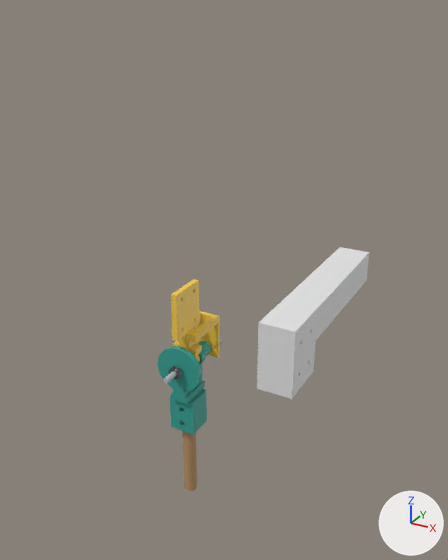
One commit to the Blender file projects/robotics/machi-1/blender/commander/commander-two-sided-clevis.blend: the scene before it, then after it.
Rendered twice from a camera (50 mm lens) standing at (257.0, -400.0, 287.0) and looking at (-46.0, 151.0, 12.0). The axes (+X, +Y, +Z) are drawn at lower right. The lights are the same throughout. The picture after the commit comes second.

Script lines for the objects in view, before the commit:
```python
ob_clevis_01___two_sided_fork_and_lower_saddle = bpy.data.objects.new('CLEVIS 01 - two-sided fork and lower saddle', me_cube_039)
ob_clevis_01___two_sided_fork_and_lower_saddle.location = (0.0, -23.0, -19.0)
ob_clevis_02___upper_sleeve_and_pot_mount = bpy.data.objects.new('CLEVIS 02 - upper sleeve and pot mount', me_cylinder_178)
ob_clevis_02___upper_sleeve_and_pot_mount.parent = ob_clevis_control___joint_angle
ob_clevis_02___upper_sleeve_and_pot_mount.location = (0.0, 0.0, 0.0)
ob_clevis_02___upper_sleeve_and_pot_mount.rotation_euler = (1.571, 0.0, 0.0)  # degrees (90, 0, 0)
ob_clevis_06___axle_retaining_collar = bpy.data.objects.new('CLEVIS 06 - axle retaining collar', me_cylinder_101)
ob_clevis_06___axle_retaining_collar.location = (0.0, -19.0, 0.0)
ob_clevis_06___axle_retaining_collar.rotation_euler = (1.571, 0.0, 0.0)  # degrees (90, 0, 0)
ob_clevis_ref___5x55_steel_axle = bpy.data.objects.new('CLEVIS REF - 5x55 steel axle', me_cylinder_146)
ob_clevis_ref___5x55_steel_axle.location = (0.0, -6.0, 0.0)
ob_clevis_ref___5x55_steel_axle.rotation_euler = (1.571, 0.0, 0.0)  # degrees (90, 0, 0)
ob_clevis_ref___lower_12_5mm_dowel = bpy.data.objects.new('CLEVIS REF - lower 12.5mm dowel', me_cylinder_107)
ob_clevis_ref___lower_12_5mm_dowel.location = (0.0, 0.0, -88.0)
ob_clevis_ref___potentiometer = bpy.data.objects.new('CLEVIS REF - potentiometer', me_potentiometer_004)
ob_clevis_ref___potentiometer.parent = ob_clevis_control___joint_angle
ob_clevis_ref___potentiometer.location = (0.0, 48.3, 0.0)
ob_cube_007 = bpy.data.objects.new('Cube.007', me_cube007_solid_002)
ob_cube_007.parent = ob_clevis_control___joint_angle
ob_cube_007.location = (94.28, -0.000013, 40.57)
ob_cube_007.rotation_euler = (0.0, 3.142, 0.0)  # degrees (0, 180, 0)
ob_cube_007.scale = (0.015, 0.0228, 0.0294)
```
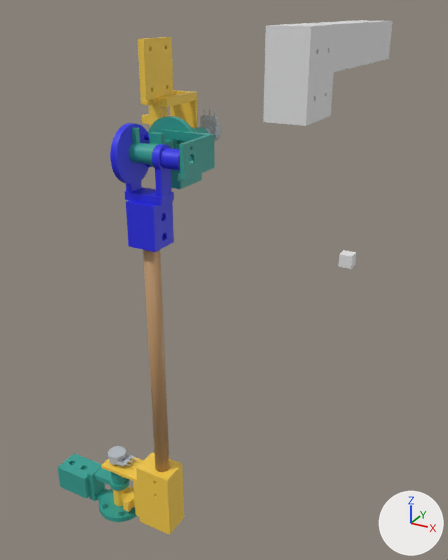
Commit message: Update commander master joints and dowel-linked elbow assembly

Pixel boxes [x1, y1, x2, y2] of what changed, in the pictures (448 x 560 px):
'Cube.007', moved
    before: [257, 247, 369, 399]
    after: [263, 20, 392, 126]
'CLEVIS 02 - upper sleeve and pot mount', moved
    before: [171, 279, 220, 362]
    after: [138, 37, 198, 128]
'CLEVIS 01 - two-sided fork and lower saddle.002', added (blue)
    after: [110, 123, 180, 252]
'CLEVIS 02 - elbow upper sleeve and round dowel mount', added (yellow)
    after: [101, 452, 184, 535]
'CLEVIS REF - 12.5mm x270mm wooden dowel - fork 002', added (brown)
    after: [143, 250, 170, 472]
'CLEVIS 01 - two-sided fork and lower saddle.001', added (cyan)
    after: [129, 116, 215, 189]
'CLEVIS 01 - two-sided fork and lower saddle', hidden (cyan)
    before: [158, 341, 211, 435]
'CLEVIS 01 - elbow fork and forearm saddle', added (cyan)
    after: [57, 453, 137, 522]
'CLEVIS REF - lower 12.5mm dowel', hidden (brown)
    before: [182, 431, 197, 491]
'CLEVIS REF - elbow potentiometer', added
    after: [108, 446, 136, 467]
'CLEVIS REF - potentiometer', moved (not visible before)
    after: [200, 109, 221, 141]
'Cube.008', added
    after: [338, 250, 356, 269]
'CLEVIS 06 - axle retaining collar', deleted
    before: [169, 366, 182, 380]
'CLEVIS REF - 5x55 steel axle', moved (not visible afterwards)
    before: [163, 369, 177, 383]

The change in detail:
Material 'Material' (mat_material) is new.
Its base color is (0.0228, 0.026, 0.8) (blue #2a2de7).
Mesh me_cube_042 is new.
It has 6012 vertices, 2889 faces and spans x -21.0..21.0, y 7.5..53.0, z -47.0..40.0.
It uses material mat_plain_pivot___teal (cyan #35a295).
Mesh me_cylinder_015 is new.
It has 1827 vertices, 940 faces and spans x -12.0..17.0, y -10.0..63.0, z -51.0..11.0.
It uses material mat_plain_pivot___yellow (yellow #f9ce4b).
Mesh me_cube_015 is new.
It has 6012 vertices, 2889 faces and spans x -21.0..21.0, y 7.5..53.0, z -47.0..40.0.
It uses material mat_material (blue #2a2de7).
Mesh me_cube_035 is new.
It has 5075 vertices, 2581 faces and spans x -21.0..37.5, y -33.0..53.0, z -12.7..40.0.
It uses material mat_plain_pivot___teal (cyan #35a295).
Mesh me_cylinder_013 is new.
It has 192 vertices, 98 faces and spans x -6.0..6.0, y -6.0..6.0, z -135.0..135.0.
It uses material mat_plain_pivot___wood (brown #bd9569).
Mesh me_cube_016 is new.
It is a box spanning x -1000.0..1000.0, y -1000.0..1000.0, z -1000.0..1000.0.
Object 'Cube.007' (ob_cube_007) moves from (94.28, -0.000013, 40.57) to (94.28, -0.358, 247.8).
Object 'CLEVIS 02 - upper sleeve and pot mount' (ob_clevis_02___upper_sleeve_and_pot_mount) moves from (0.0, 0.0, 0.0) to (-19.65, -0.541, 194.1).
Object 'CLEVIS 06 - axle retaining collar' (ob_clevis_06___axle_retaining_collar) is deleted.
Object 'CLEVIS REF - lower 12.5mm dowel' (ob_clevis_ref___lower_12_5mm_dowel) is now hidden.
Object 'CLEVIS REF - potentiometer' (ob_clevis_ref___potentiometer) moves from (0.0, 48.3, 0.0) to (0.0, 48.3, 194.8).
Object 'CLEVIS 01 - two-sided fork and lower saddle' (ob_clevis_01___two_sided_fork_and_lower_saddle) is now hidden.
Object 'CLEVIS REF - 5x55 steel axle' (ob_clevis_ref___5x55_steel_axle) moves from (0.0, -6.0, 0.0) to (0.0, 3.0, 194.0).
Object 'CLEVIS REF - elbow potentiometer' (ob_clevis_ref___elbow_potentiometer) is new; it shows a copy of the mesh of ob_clevis_ref___potentiometer.
Its location is (-49.0, -46.0, -84.0).
Its rotation in degrees is (90, 0, 90).
Object 'CLEVIS 01 - elbow fork and forearm saddle' (ob_clevis_01___elbow_fork_and_forearm_saddle) is new; it shows me_cube_042.
Its location is (-68.0, -46.0, -156.0).
Its rotation in degrees is (90, 0, 90).
Object 'CLEVIS 02 - elbow upper sleeve and round dowel mount' (ob_clevis_02___elbow_upper_sleeve_and_round_dowel_mount) is new; it shows me_cylinder_015.
Its location is (-49.0, -46.0, -133.0).
Its rotation in degrees is (180, 0, 90).
Object 'CLEVIS 01 - two-sided fork and lower saddle.002' (ob_clevis_01___two_sided_fork_and_lower_saddle_002) is new; it shows me_cube_015.
Its location is (-22.0, -46.0, 173.0).
Its rotation in degrees is (0, 0, -90).
Object 'CLEVIS 01 - two-sided fork and lower saddle.001' (ob_clevis_01___two_sided_fork_and_lower_saddle_001) is new; it shows me_cube_035.
Its location is (0.0, -23.0, 175.0).
Object 'CLEVIS REF - 12.5mm x270mm wooden dowel - fork 002' (ob_clevis_ref___12_5mm_x270mm_wooden_dowel___fork_002) is new; it shows me_cylinder_013.
Its parent is ob_clevis_01___two_sided_fork_and_lower_saddle_002.
Its location is (0.0, 23.0, -151.0).
Object 'Cube.008' (ob_cube_008) is new; it shows me_cube_016.
Its location is (-1.0, 458.0, -63.0).
Its scale is (0.01, 0.01, 0.01).
